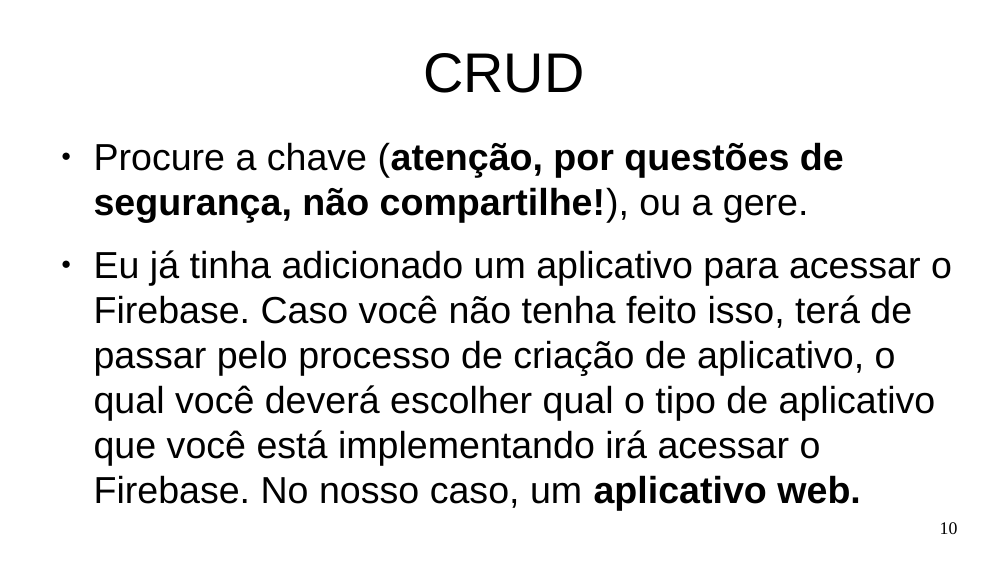
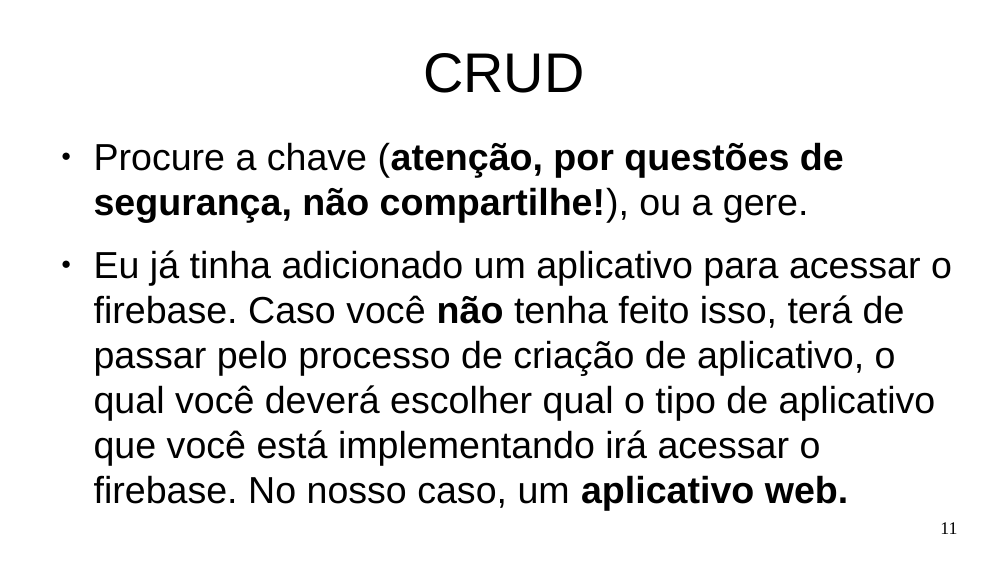
Before and after one commit to Marques-Dev/WEB_2020-1, a slide deck: slide 11 of SLIDES/aula07-crud-firebase.odp (slide 10 before the commit). Drawn at 1008x567 pixels with LibreOffice and Linux fonts; fonts in the diff are those of the drawing. Boxes give left, top, right and bottom in pixels: in the first picture for what was removed or moved away, otherwise in the second. Text is boxed around its words. In the diff, an @@ line names an element or a change of style, - is before the commit and + after.

```diff
--- a/SLIDES/aula07-crud-firebase.odp
+++ b/SLIDES/aula07-crud-firebase.odp
@@ text at bbox=[94, 250, 952, 511]: text changed @@
-● Eu já tinha adicionado um aplicativo para acessar o Firebase. Caso você não tenha feito isso, terá de passar pelo processo de criação de aplicativo, o qual você deverá escolher qual o tipo de aplicativo que você está implementando irá acessar o Firebase. No nosso caso, um aplicativo web.
+● Eu já tinha adicionado um aplicativo para acessar o firebase. Caso você não tenha feito isso, terá de passar pelo processo de criação de aplicativo, o qual você deverá escolher qual o tipo de aplicativo que você está implementando irá acessar o firebase. No nosso caso, um aplicativo web.
@@ page number at bbox=[940, 522, 957, 534]: text changed @@
-10
+11
```
Also in this commit, not shown: 7 other slides changed, 18 slides added, 1 slide removed, 3 other files.
